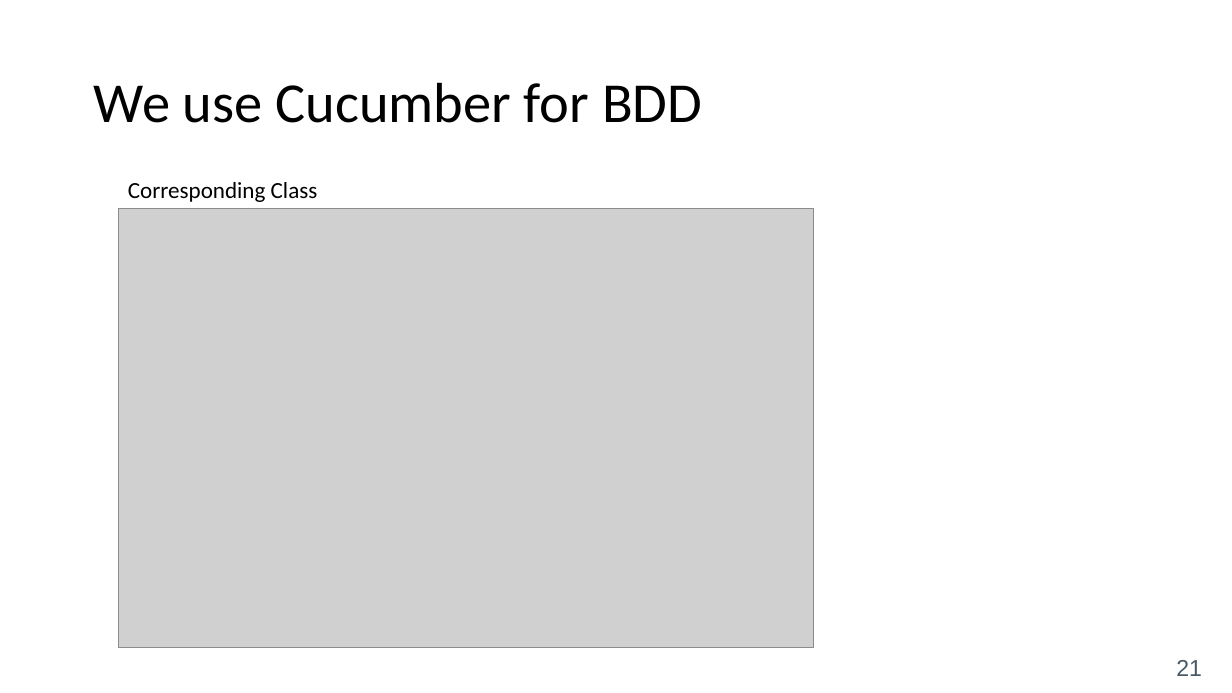
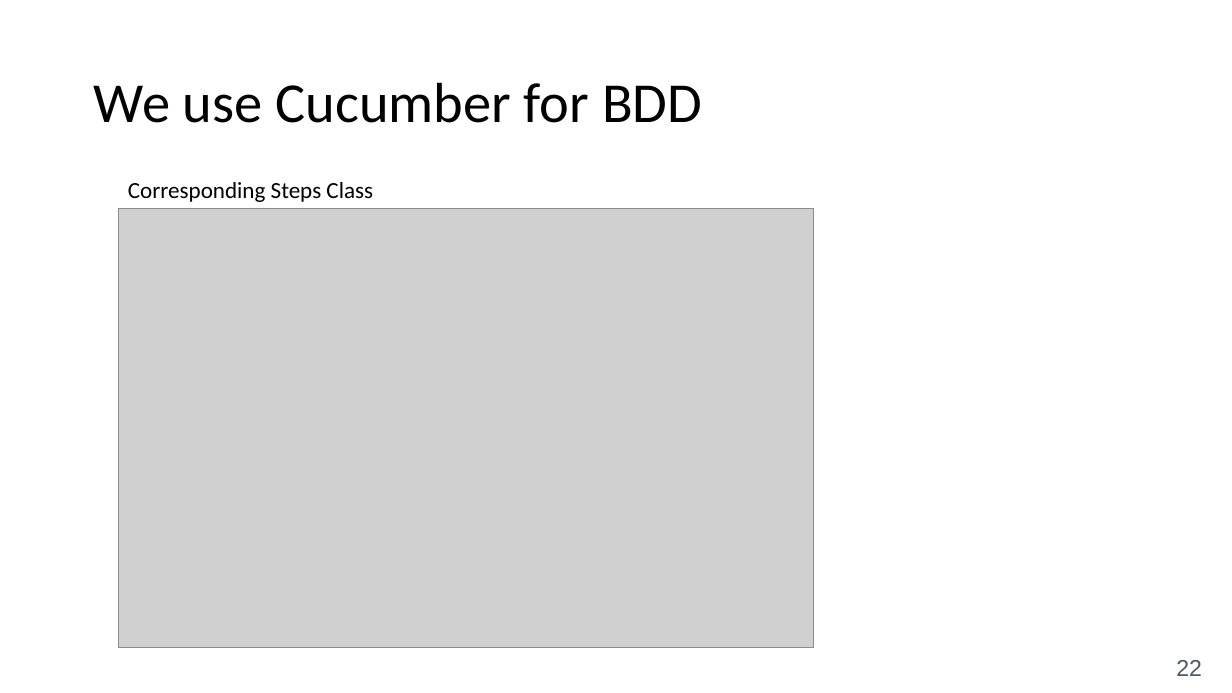
Before and after one commit to mostafarastgar/mockito-project, a slide deck: slide 22 of TDD_BDD Introduction.pptx (slide 21 before the commit). Drawn at 1232x693 pixels with LibreOffice and Linux fonts; fonts in the diff are those of the drawing; grey boxes stand for pictures. Boxes give left, top, right and bottom in pixels: in the first picture for what was removed or moved away, otherwise in the second. Text is boxed around its words. In the diff, an @@ line names an element or a change of style, - is before the commit and + after.

```diff
--- a/TDD_BDD Introduction.pptx
+++ b/TDD_BDD Introduction.pptx
@@ text at [128, 182, 373, 202]: text changed @@
-Corresponding Class
+Corresponding Steps Class
@@ page number at [1176, 660, 1202, 676]: text changed @@
-21
+22
```
Also in this commit, not shown: 1 other slide changed, 4 slides added, 2 other files.
